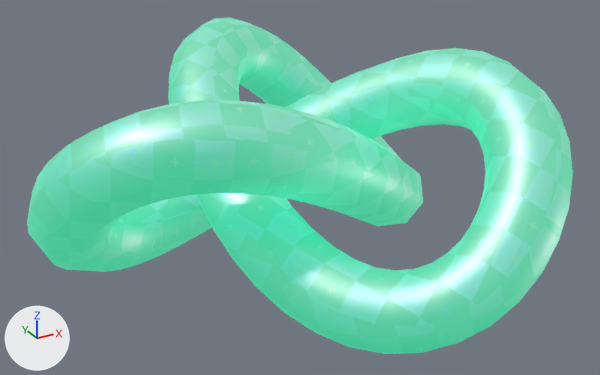
The glTF model editor/assets/models/gltf/TorusKnot.gltf, before and after one commit.
Both versions are drawn from a camera (50 mm lens) standing at (-4.89, -8.95, 4.13) and looking at (-0.13, -0.29, -0.19). Every picture has the same lights, and +X, +Y and +Z are marked at lower left.

The older version as bpy lines, for what is in view:
```python
me_torusknot = bpy.data.meshes.new('TorusKnot')
me_torusknot.from_pydata(...)  # 2560 vertices, 5120 faces; spans x -3.5..2.55, y -3.2..3.2, z -1.48..1.48
me_torusknot.materials.append(mat_randommaterial_017)
ob_torusknot = bpy.data.objects.new('TorusKnot', me_torusknot)
ob_torusknot.location = (0.0, 0.0, 0.0)
```
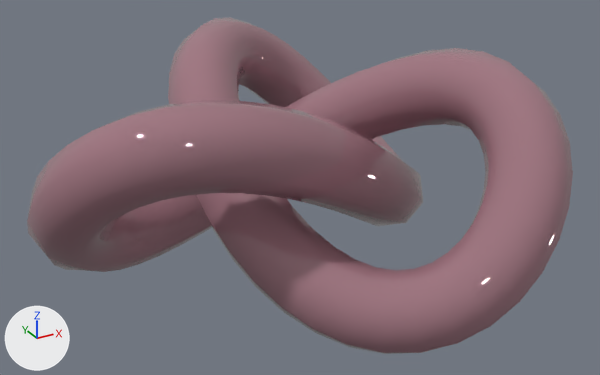
Where the change shows, as pixel boxes (x1, y1, x2, y2) in the pictures (600 x 375 px):
'TorusKnot', recoloured: (27, 18, 573, 354) in both

Diff of the bpy script that builds the scene:
```diff
--- a/editor/assets/models/gltf/TorusKnot.gltf.py
+++ b/editor/assets/models/gltf/TorusKnot.gltf.py
@@ mat_randompbrmaterial_040 @@
+mat_randompbrmaterial_040 = principled_material('RandomPBRMaterial.040')
+mat_randompbrmaterial_040.base_color = (0.365, 0.187, 0.226)  # pink #a37883
+mat_randompbrmaterial_040.metallic = 0.0623
+mat_randompbrmaterial_040.roughness = 0.0068
@@ me_torusknot @@
 me_torusknot.from_pydata(...)  # 2560 vertices, 5120 faces; spans x -3.5..2.55, y -3.2..3.2, z -1.48..1.48
-me_torusknot.materials.append(mat_randommaterial_017)
+me_torusknot.materials.append(mat_randompbrmaterial_040)  # pink #a37883
```
